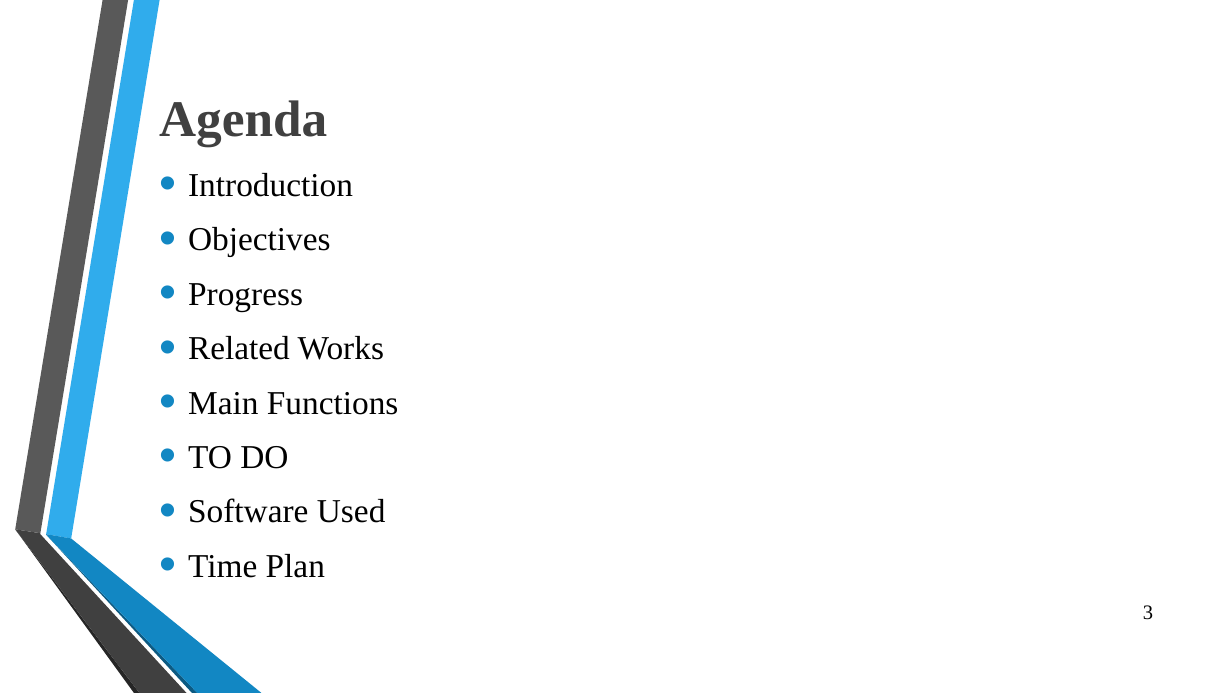
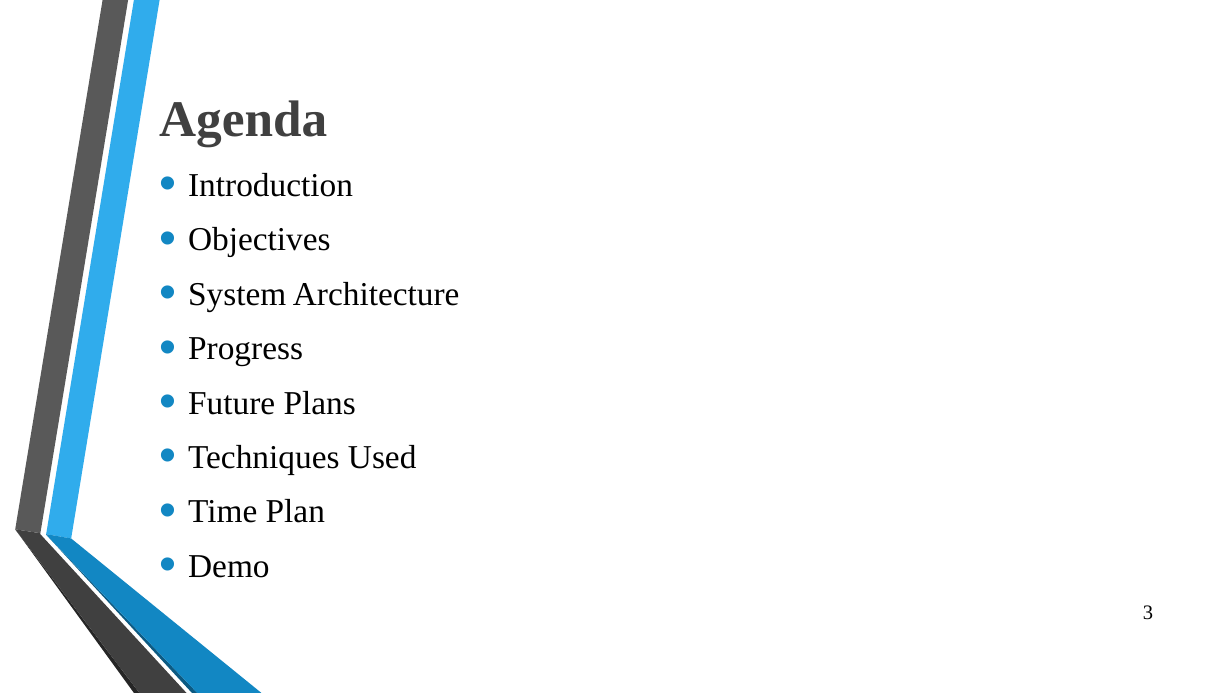
Before and after one commit to OmarSedkyUI/CyberLearningAdventureJunior, a slide deck: slide 3 of Graduation_Project_Presentation_Seminar2.pptx. Drawn at 1232x693 pixels with LibreOffice and Linux fonts; fonts in the diff are those of the drawing; background and template pictures are left out. Boxes give left, top, right and bottom in pixels: in the first picture for what was removed or moved away, otherwise in the second. Text is boxed around its words. In the diff, an @@ line names an element or a change of style, - is before the commit and + after.

```diff
--- a/Graduation_Project_Presentation_Seminar2.pptx
+++ b/Graduation_Project_Presentation_Seminar2.pptx
@@ text at box(188, 282, 460, 312): paragraph added @@
+• System Architecture
@@ text at box(188, 391, 417, 475): text changed @@
-• Related Works
-• Main Functions
-• TO DO
-• Software Used
+• Future Plans
+• Techniques Used
@@ text at box(188, 555, 269, 578): paragraph added @@
+• Demo
```
Also in this commit, not shown: 2 other slides changed, 2 slides removed.
